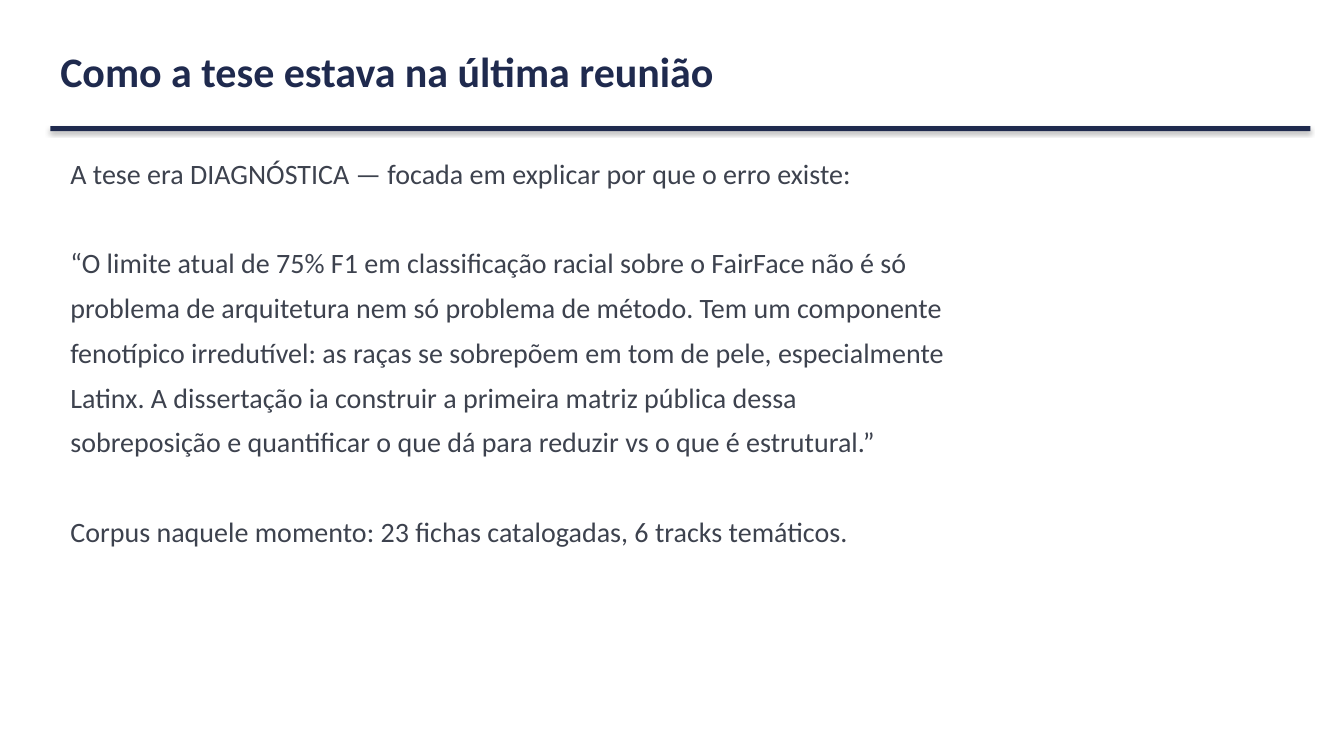
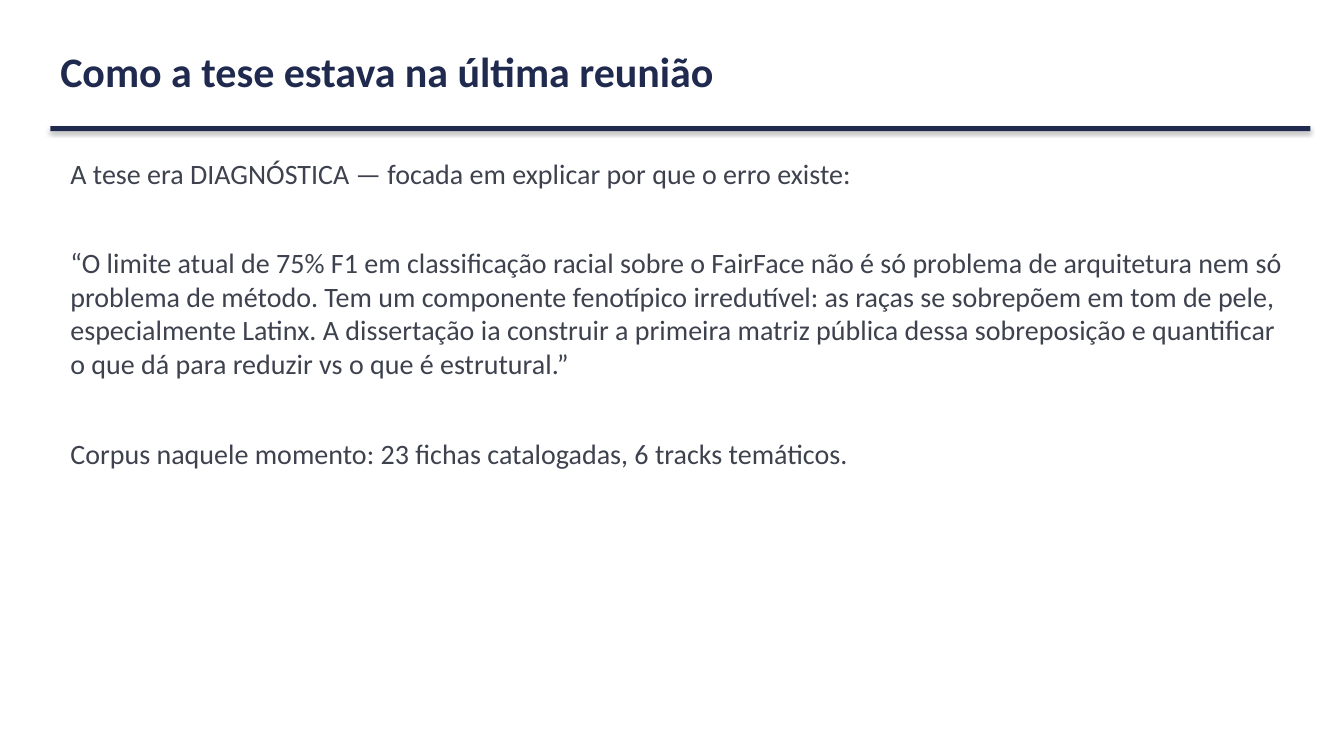
Before and after one commit to marcellozzetti/Facial-Recognition-Models-Mitigating-Bias, a slide deck: slide 4 of docs/ativo/material_reuniao_orientador_v3.2.1.pptx. Drawn at 1344x756 pixels with LibreOffice and Linux fonts; fonts in the diff are those of the drawing. Boxes give left, top, right and bottom in pixels: in the first picture for what was removed or moved away, otherwise in the second. Text is boxed around its words. In the diff, an @@ line names an element or a change of style, - is before the commit and + after.

```diff
--- a/docs/ativo/material_reuniao_orientador_v3.2.1.pptx
+++ b/docs/ativo/material_reuniao_orientador_v3.2.1.pptx
@@ text at <box>70,253,1282,379</box>: text changed @@
-“O limite atual de 75% F1 em classificação racial sobre o FairFace não é só
-problema de arquitetura nem só problema de método. Tem um componente
-fenotípico irredutível: as raças se sobrepõem em tom de pele, especialmente
-Latinx. A dissertação ia construir a primeira matriz pública dessa
-sobreposição e quantificar o que dá para reduzir vs o que é estrutural.”
+“O limite atual de 75% F1 em classificação racial sobre o FairFace não é só problema de arquitetura nem só problema de método. Tem um componente fenotípico irredutível: as raças se sobrepõem em tom de pele, especialmente Latinx. A dissertação ia construir a primeira matriz pública dessa sobreposição e quantificar o que dá para reduzir vs o que é estrutural.”
```
Also in this commit, not shown: 4 other slides changed, 8 slides added, 1 slide removed, 1 other file.
